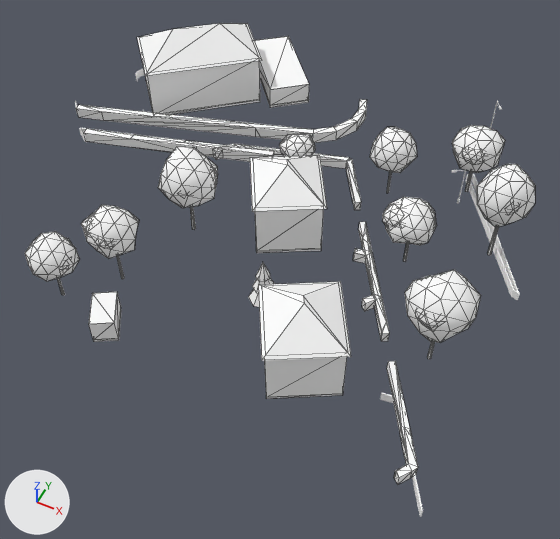
Renders of the glTF model cities/arlov-borggatan/pack/tiles/c-2_4.glb from each side of a commit.
Rendered twice from a camera (50 mm lens) standing at (-54.2, 206.2, 78.1) and looking at (-83.7, 265.3, 4.3). The lights are fixed; the arrows at lower left show +X, +Y and +Z. The older version comes first. Mesh edges are drawn as thin lines on the coarser meshes. Where no turn or scale is listed for an object, it has been applied to the vertices. Vertices at exactly the same position are counted once.

In view in the first picture: 'SM_Building_w208679782', 'SM_Building_w208681049', 'SM_Building_w208681063', 'SM_Building_w361092035', 'SM_Building_w361092421', 'SM_Trees_-2_4', 'SM_Wall_Fence_-2_4', 'SM_Wall_Hedge_-2_4' and 1 more.
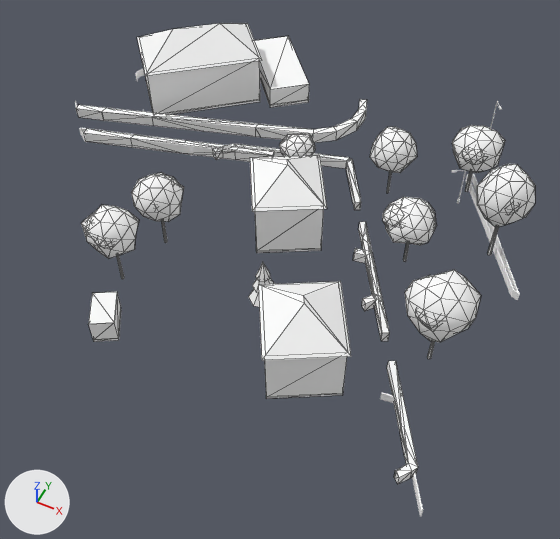
The newer file is also turned or shifted as a whole; pictures and numbers use the older file's frame.

The edits, one by one:
me_sm_trees__2_4 is used by ob_sm_trees__2_4; location (-82.0, 267.3, 14.3).
me_sm_trees__2_4 had 1278 vertices, 2301 faces and spanned x -24.8..24.8, y -22.7..22.7, z -7.1..7.1.
me_sm_trees__2_4 now has 1140 vertices, 2049 faces and spans x -20.0..24.8, y -17.3..22.7, z -7.1..7.1.
me_sm_trees__2_4 part 1: the loose piece of 12 vertices spanning x -13.8..-13.3, y -3.3..-2.9, z -7.0..-1.8 is scaled about its middle by (0.841, 0.844, 0.895), then moved by (-2.0, -3.6, -0.3).
me_sm_trees__2_4 part 2: a new loose piece of 42 vertices spanning x -18.6..-12.6, y -9.8..-3.9, z -2.8..4.0, in mat_m_leaf (white #ffffff).
me_sm_trees__2_4 part 3: a new loose piece of 42 vertices spanning x -16.8..-13.7, y -7.5..-4.2, z 0.4..3.0, in mat_m_leaf (white #ffffff).
me_sm_trees__2_4 part 4: the loose piece of 42 vertices spanning x -24.8..-18.7, y -22.7..-16.3, z -3.2..2.6 is deleted.
me_sm_trees__2_4 part 5: the loose piece of 42 vertices spanning x -13.6..-10.0, y -4.4..-0.5, z 0.3..2.9 is deleted.
me_sm_trees__2_4 part 6: the loose piece of 12 vertices spanning x -22.0..-21.6, y -19.7..-19.3, z -7.1..-3.0 is deleted.
me_sm_trees__2_4 part 7: 84 vertices removed from x -17.0..-9.7, y -6.7..0.4, z -2.3..4.9.
Other edits to the shape of me_sm_trees__2_4 do not show in these pictures.
me_sm_wall_hedge__2_4 is used by ob_sm_wall_hedge__2_4; location (-91.2, 270.1, 8.0).
me_sm_wall_hedge__2_4 had 217 vertices, 324 faces and spanned x -33.0..33.0, y -28.0..28.0, z -2.0..2.0.
me_sm_wall_hedge__2_4 now has 216 vertices, 322 faces and spans x -33.0..33.0, y -28.0..28.0, z -1.9..2.0.
Part 8, on me_sm_wall_hedge__2_4:
25 vertices are removed from x -28.8..33.0, y -27.5..22.4, z -1.1..1.9.
143 faces are deleted.
24 vertices are added at x -28.8..33.0, y -27.6..17.9, z -1.2..2.0.
141 new faces join them.

Pixel boxes (x1, y1, x2, y2) of what changed, in the pictures (560 x 539 px; the box of a moved part takes in the faces that stretch with it):
'SM_Trees_-2_4', reshaped (11% narrower): before (25, 125, 535, 359); after (81, 125, 535, 359)
'SM_Wall_Hedge_-2_4', reshaped: before (76, 99, 418, 484); after (76, 100, 418, 484)
part 1 of me_sm_trees__2_4, moved or reshaped: before (190, 207, 196, 229); after (162, 221, 167, 243)
part 2 of me_sm_trees__2_4, added: after (131, 173, 184, 222)
part 3 of me_sm_trees__2_4, added (mostly hidden): after (165, 175, 178, 184)
part 4 of me_sm_trees__2_4, deleted: before (25, 231, 80, 281)
part 5 of me_sm_trees__2_4, deleted (mostly hidden): before (213, 169, 218, 184)
part 6 of me_sm_trees__2_4, deleted: before (57, 278, 65, 295)
part 7 of me_sm_trees__2_4, deleted: before (158, 147, 217, 208)
part 8 of me_sm_wall_hedge__2_4, moved or reshaped: before (82, 105, 418, 479); after (82, 105, 418, 478)
